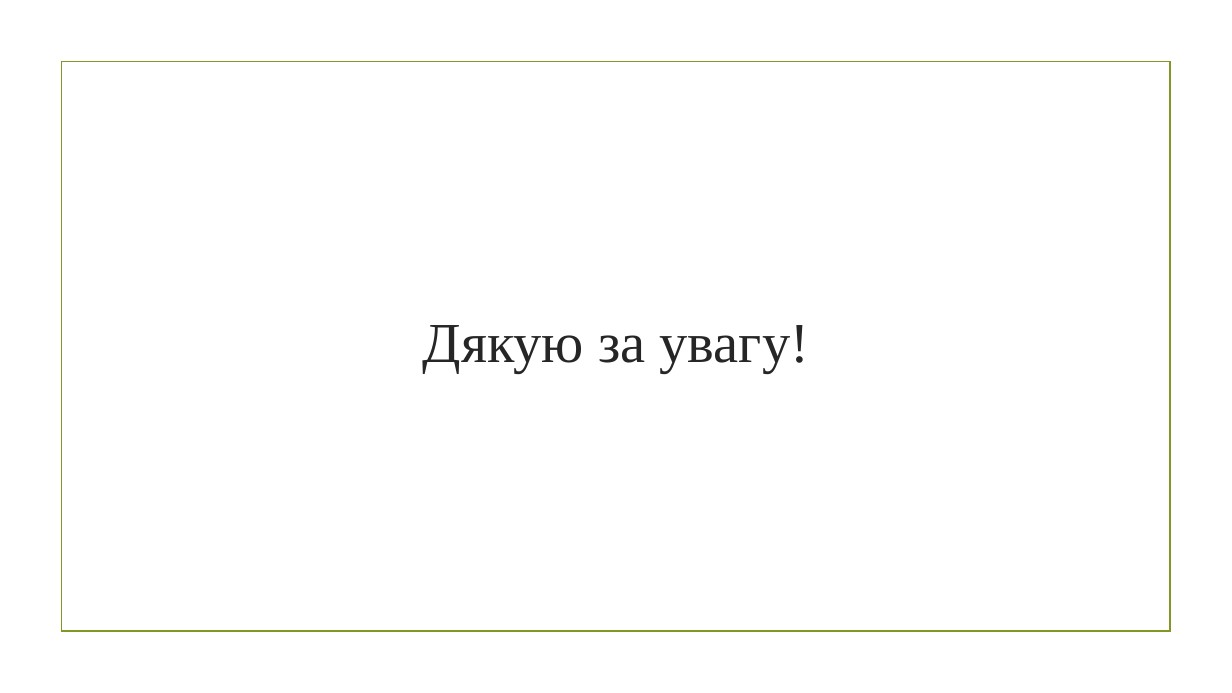
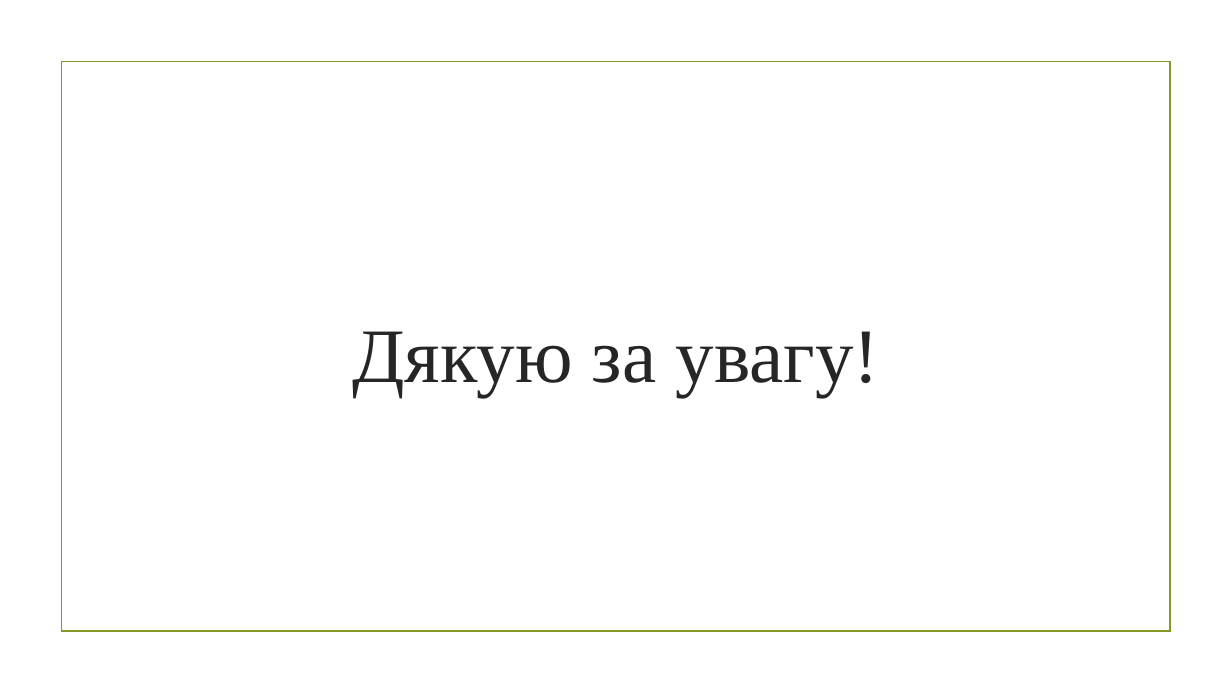
Before and after one commit to MykytaOpanyuk/AgrarInformer_diploma, a slide deck: slide 14 of presentation/Presentation_final_diploma.pptx. Drawn at 1232x693 pixels with LibreOffice and Linux fonts; fonts in the diff are those of the drawing; background and template pictures are left out. Boxes give left, top, right and bottom in pixels: in the first picture for what was removed or moved away, otherwise in the second. Text is boxed around its words. In the diff, an @@ line names an element or a change of style, - is before the commit and + after.

```diff
--- a/presentation/Presentation_final_diploma.pptx
+++ b/presentation/Presentation_final_diploma.pptx
@@ text "Дякую за увагу!" at [352,331,880,397]: size 44 to 60 pt @@
```
Also in this commit, not shown: 10 other slides changed, 2 slides added, 2 slides removed, 6 other files.
